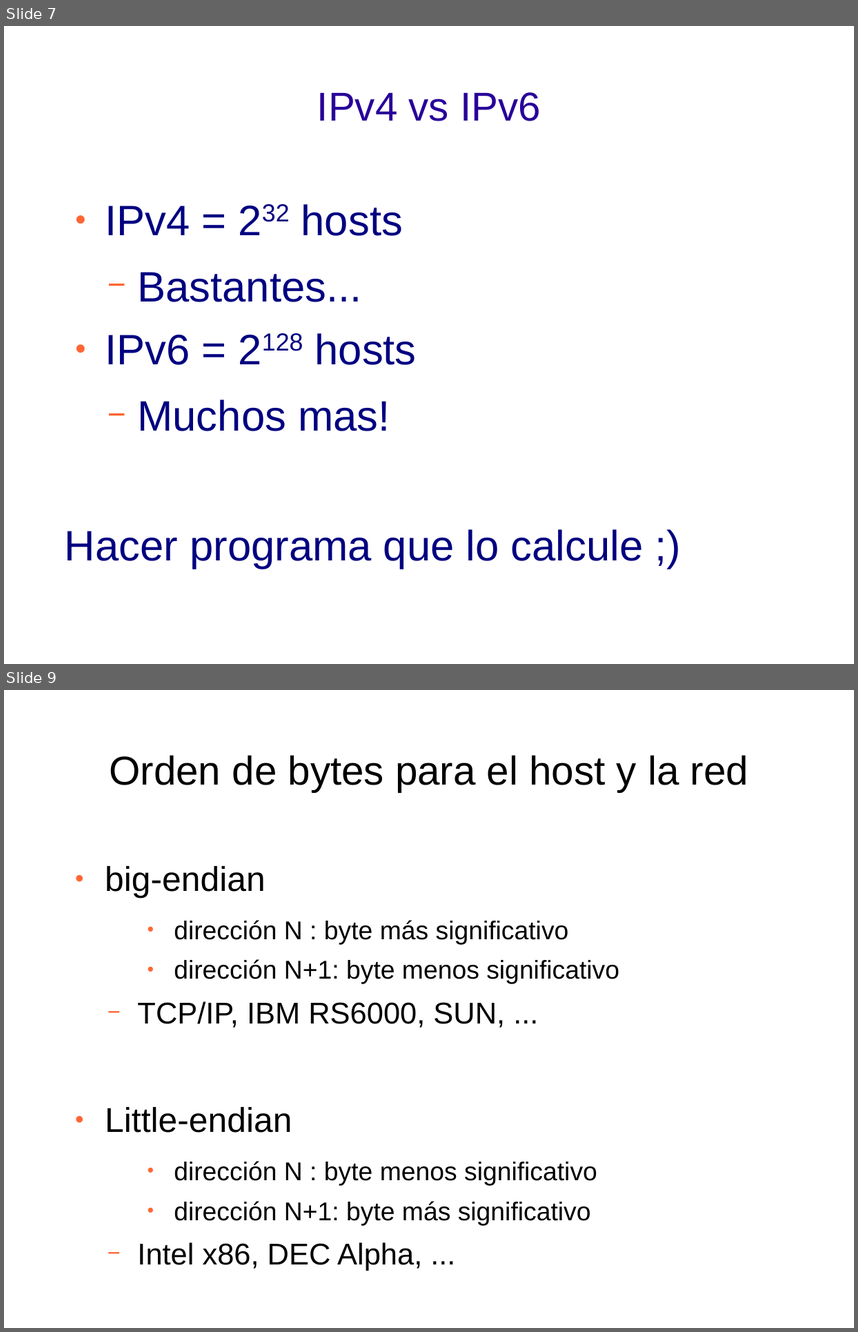
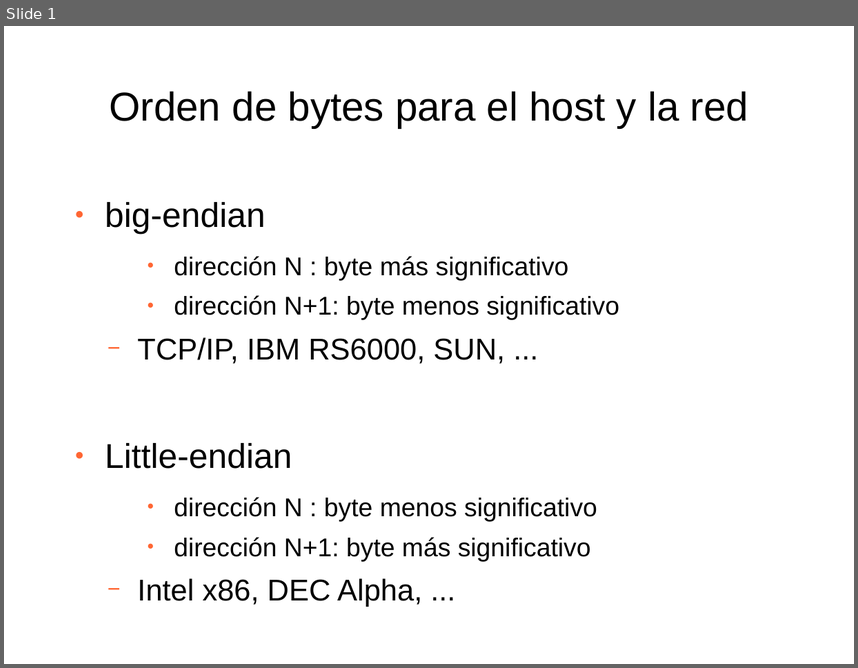
Before and after one commit to ibonelli/info1_presentations, a slide deck: files/clase14/redes_y_sockets.odp. Shown one above the other, each under a label of ours: slides 7 and 9 before the commit, slide 1 after it; the slides between them are not shown. The pictures are 858x1332 and 858x668 pixels, drawn with LibreOffice and Linux fonts; fonts in the diff are those of the drawing. Boxes give left, top, right and bottom in pixels: in the first picture for what was removed or moved away, otherwise in the second. Text is boxed around its words. In the diff, an @@ line names an element or a change of style, - is before the commit and + after.

```diff
--- a/files/clase14/redes_y_sockets.odp
+++ b/files/clase14/redes_y_sockets.odp
@@ slide 7 removed at (x1=4, y1=26, x2=854, y2=664), background #FFFFFF @@
@@ title removed at (x1=317, y1=92, x2=541, y2=121) @@
-IPv4 vs IPv6
@@ text removed at (x1=65, y1=204, x2=644, y2=568) @@
-● IPv4 = 232 hosts
-  − Bastantes...
-● IPv6 = 2128 hosts
-  − Muchos mas!
-Hacer programa que lo calcule ;)
@@ what was slide 9 is now slide 1 @@
```
Also in this commit, not shown: 7 other slides removed, 9 other files.
